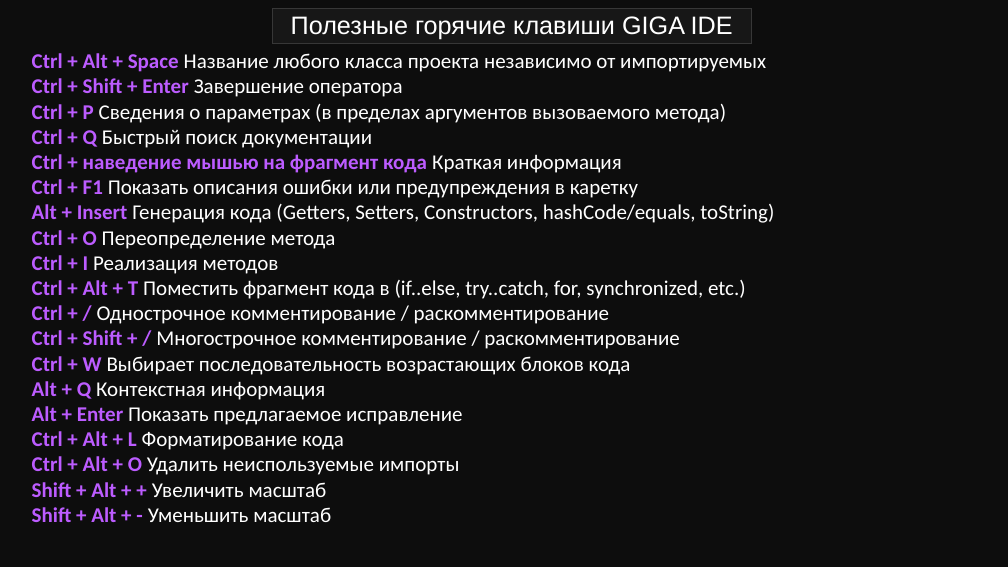
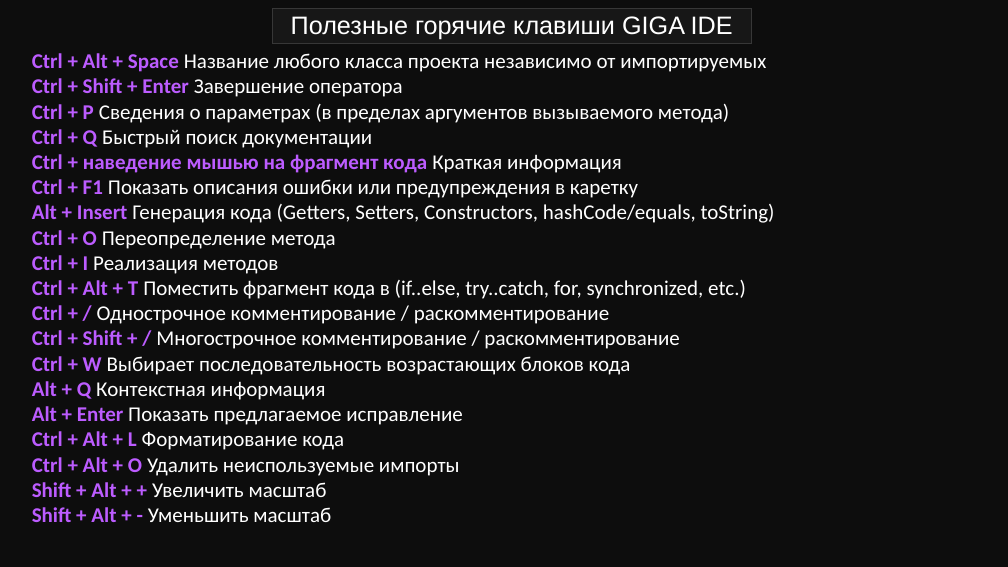
Before and after one commit to x-dv7/01_OOP, a slide deck: slide 15 of Установка_JDK_Настройка_IDE_Основы_ООП_JAVA.pptx. Drawn at 1008x567 pixels with LibreOffice and Linux fonts; fonts in the diff are those of the drawing. Boxes give left, top, right and bottom in pixels: in the first picture for what was removed or moved away, otherwise in the second. Text is boxed around its words. In the diff, an @@ line names an element or a change of style, - is before the commit and + after.

Commit message:
Presentation

```diff
--- a/Установка_JDK_Настройка_IDE_Основы_ООП_JAVA.pptx
+++ b/Установка_JDK_Настройка_IDE_Основы_ООП_JAVA.pptx
@@ text at (32, 104, 729, 123): text changed @@
-Ctrl + P Сведения о параметрах (в пределах аргументов вызоваемого метода)
+Ctrl + P Сведения о параметрах (в пределах аргументов вызываемого метода)
```
Also in this commit, not shown: 1 slide added, 1 other file.
